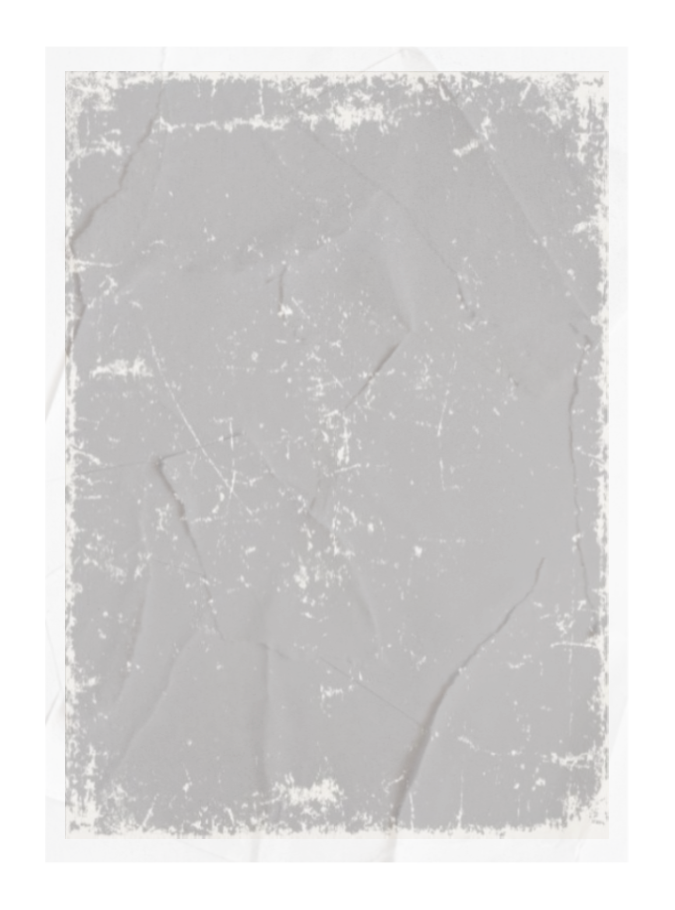
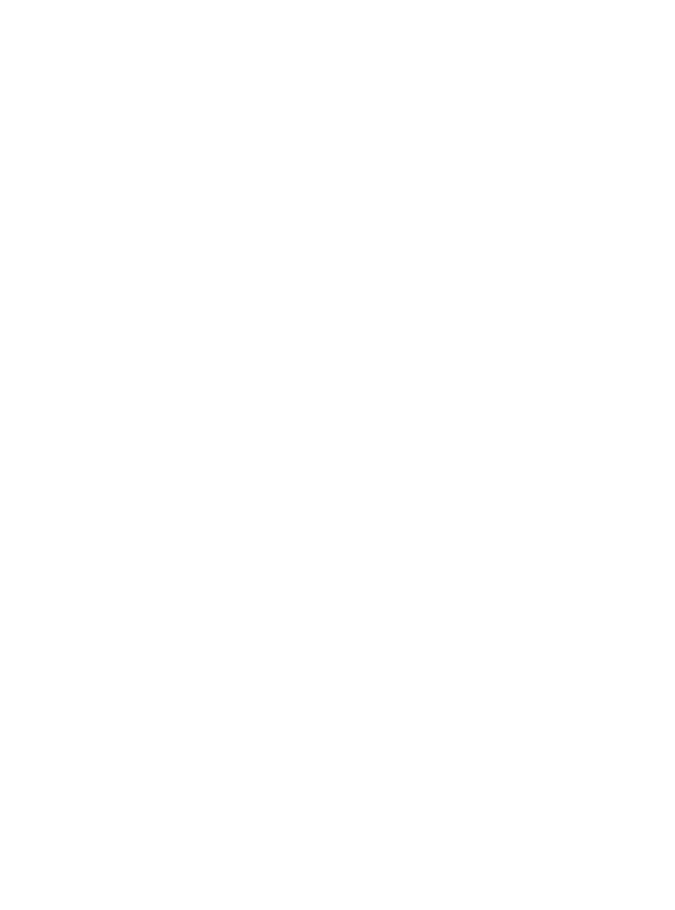
Layer changes from the first 675x910 image to the second:
renamed "Layer 5" to "Wear", hid it, opacity 60% → 75%, blend screen → normal, moved it above "JZF63I", painted on it over [45, 46, 629, 863]
removed layer "Layer 4" (was 10%) over [45, 46, 629, 863]
removed layer "Layer 3" (was 40%) over [45, 46, 629, 863]